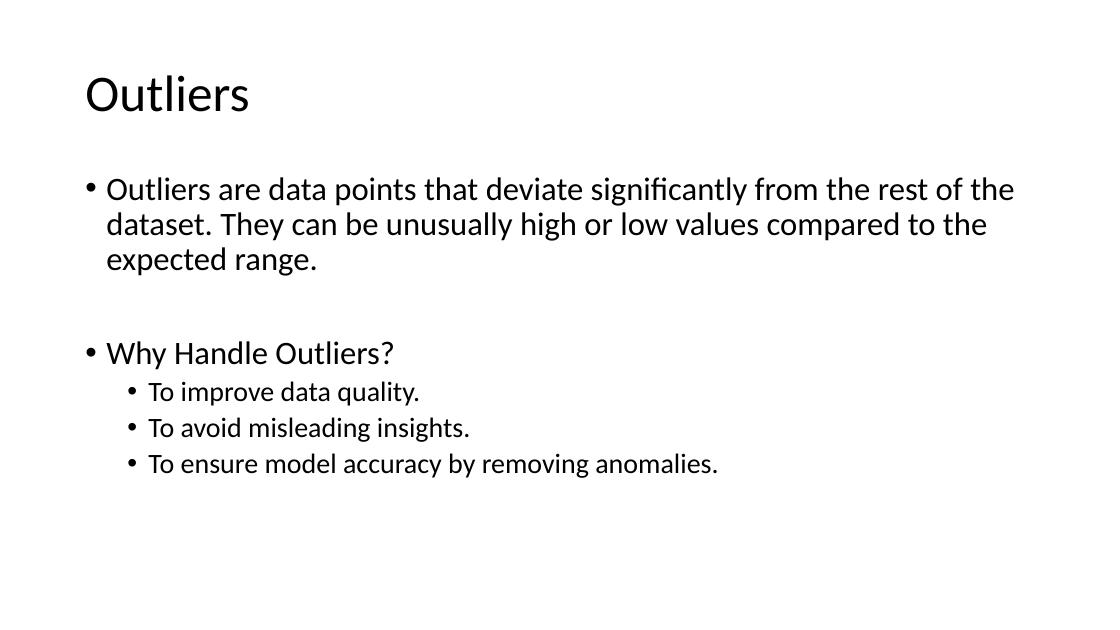
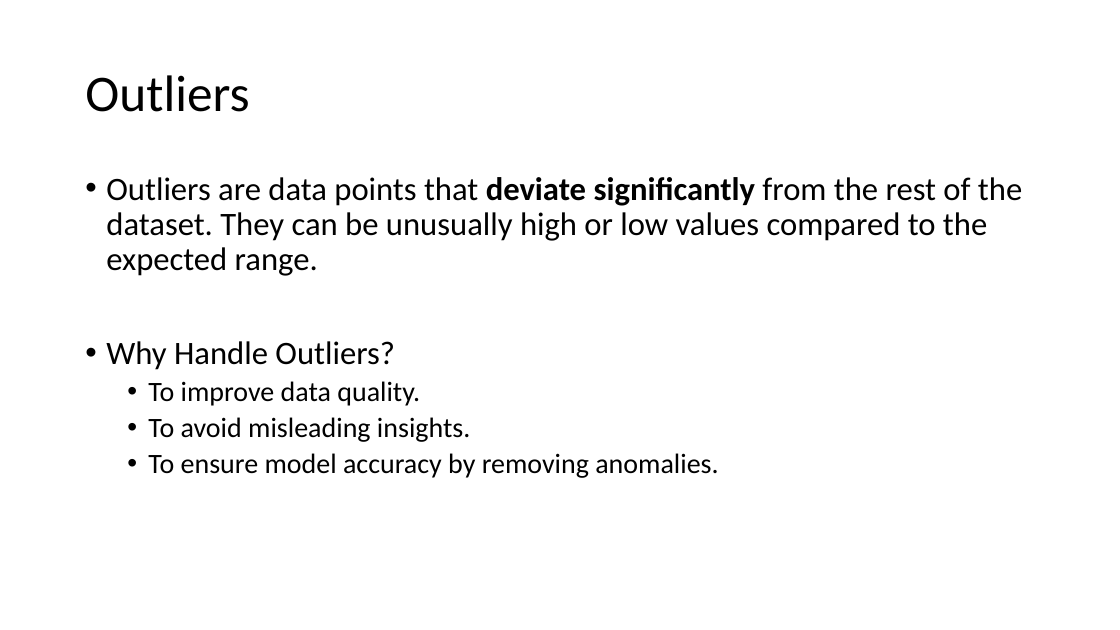
Before and after one commit to TAS-8/Data-Preprocessing, a slide deck: slide 17 of Data Preprocessing.pptx. Drawn at 1120x630 pixels with LibreOffice and Linux fonts; fonts in the diff are those of the drawing. Boxes give left, top, right and bottom in pixels: in the first picture for what was removed or moved away, otherwise in the second. Text is boxed around its words. In the diff, an @@ line names an element or a change of style, - is before the commit and + after.

```diff
--- a/Data Preprocessing.pptx
+++ b/Data Preprocessing.pptx
@@ text at (106,177,1022,276): bold on in "deviate significantly" @@
```
Also in this commit, not shown: 5 other slides changed, 1 slide added, 1 other file.
